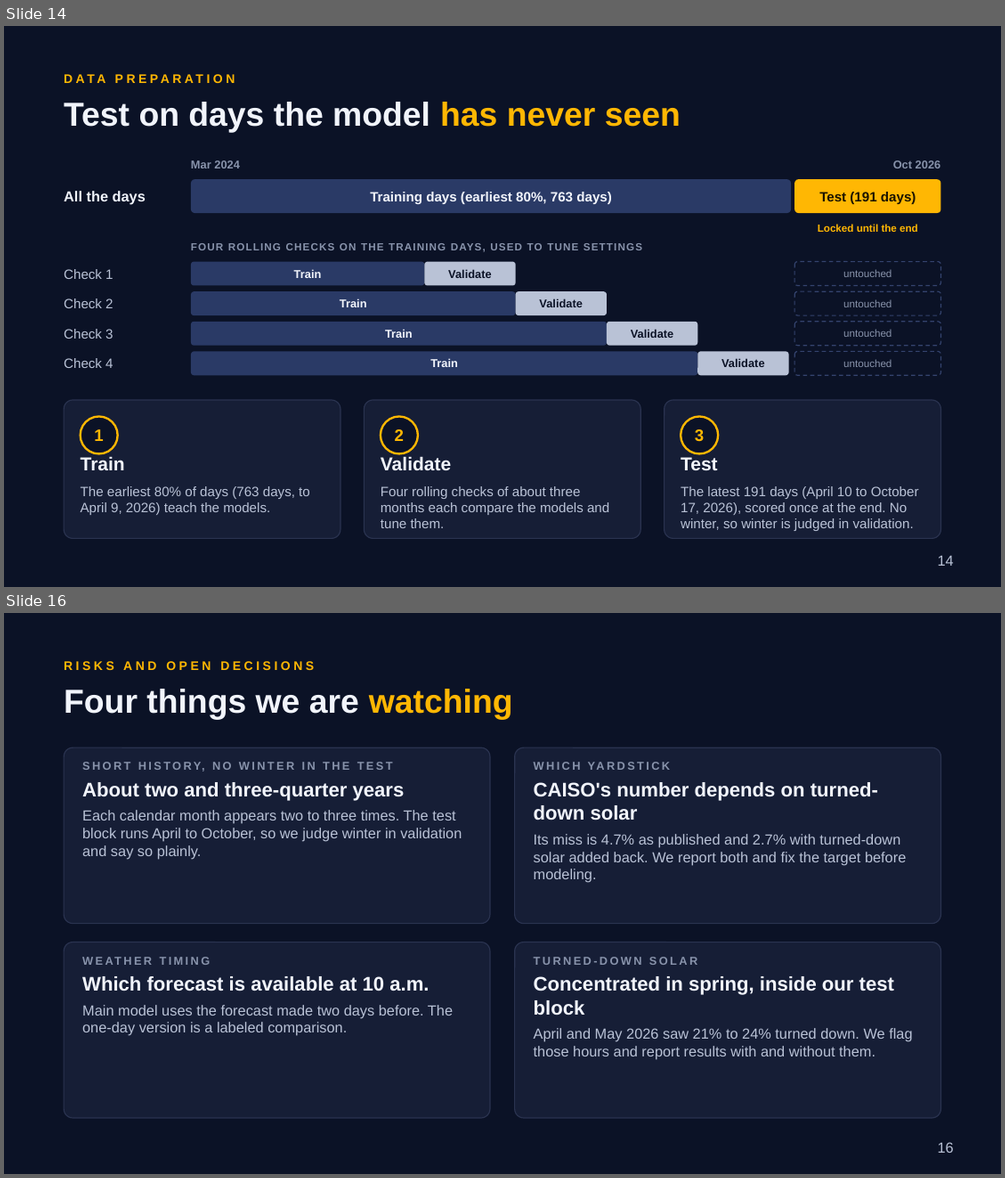
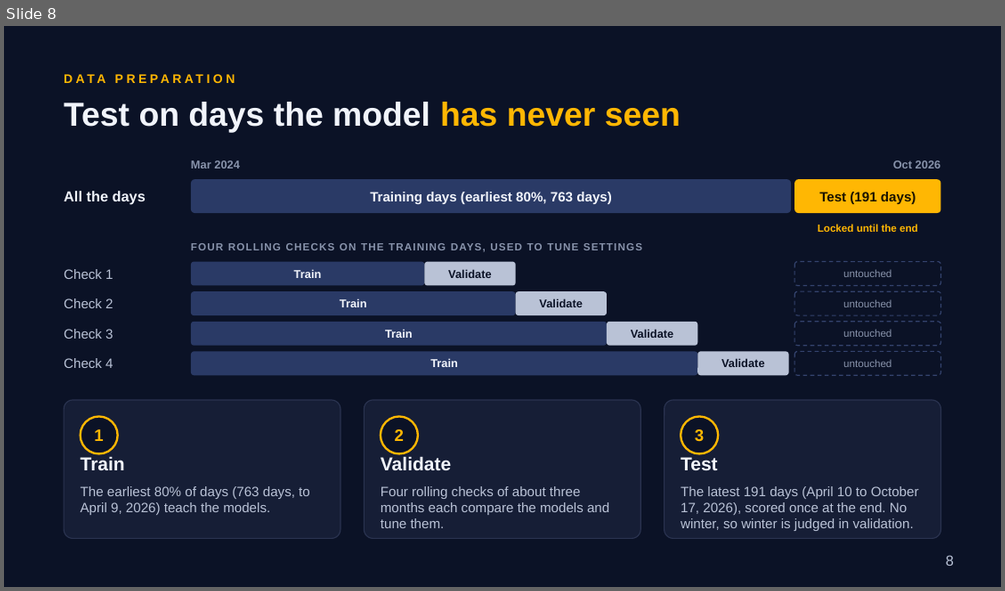
Before and after one commit to RaulSolaNavarro/caiso-solar-forecast, a slide deck: deck/capstone2/Capstone2_Deck.pptx. Shown one above the other, each under a label of ours: slides 14 and 16 before the commit, slide 8 after it; the slides between them are not shown. The pictures are 1005x1178 and 1005x591 pixels, drawn with LibreOffice and Linux fonts; fonts in the diff are those of the drawing. Boxes give left, top, right and bottom in pixels: in the first picture for what was removed or moved away, otherwise in the second. Text is boxed around its words. In the diff, an @@ line names an element or a change of style, - is before the commit and + after.

```diff
--- a/deck/capstone2/Capstone2_Deck.pptx
+++ b/deck/capstone2/Capstone2_Deck.pptx
@@ slide 16 removed at (4, 613, 1001, 1174), background #0B1226 @@
@@ text removed at (64, 661, 314, 670) @@
-RISKS AND OPEN DECISIONS
@@ text removed at (64, 689, 513, 720) @@
-Four things we are watching
@@ rounded rectangle removed at (64, 747, 490, 924) @@
@@ rounded rectangle removed at (515, 747, 941, 924) @@
@@ text removed at (82, 782, 461, 859) @@
-SHORT HISTORY, NO WINTER IN THE TEST
-About two and three-quarter years
-Each calendar month appears two to three times. The test block runs April to October, so we judge winter in validation and say so plainly.
@@ text removed at (534, 782, 906, 883) @@
-WHICH YARDSTICK
-CAISO's number depends on turned-down solar
-Its miss is 4.7% as published and 2.7% with turned-down solar added back. We report both and fix the target before modeling.
@@ rounded rectangle removed at (64, 942, 490, 1118) @@
@@ rounded rectangle removed at (515, 942, 941, 1118) @@
@@ text removed at (534, 957, 912, 1060) @@
-TURNED-DOWN SOLAR
-Concentrated in spring, inside our test block
-April and May 2026 saw 21% to 24% turned down. We flag those hours and report results with and without them.
@@ text removed at (82, 976, 453, 1036) @@
-WEATHER TIMING
-Which forecast is available at 10 a.m.
-Main model uses the forecast made two days before. The one-day version is a labeled comparison.
@@ page number removed at (938, 1142, 954, 1152) @@
-16
@@ what was slide 14 is now slide 8 @@
@@ page number at (946, 555, 954, 565): text changed @@
-14
+8
```
Also in this commit, not shown: 7 slides changed, 8 slides added, 6 other slides removed, 3 other files.
